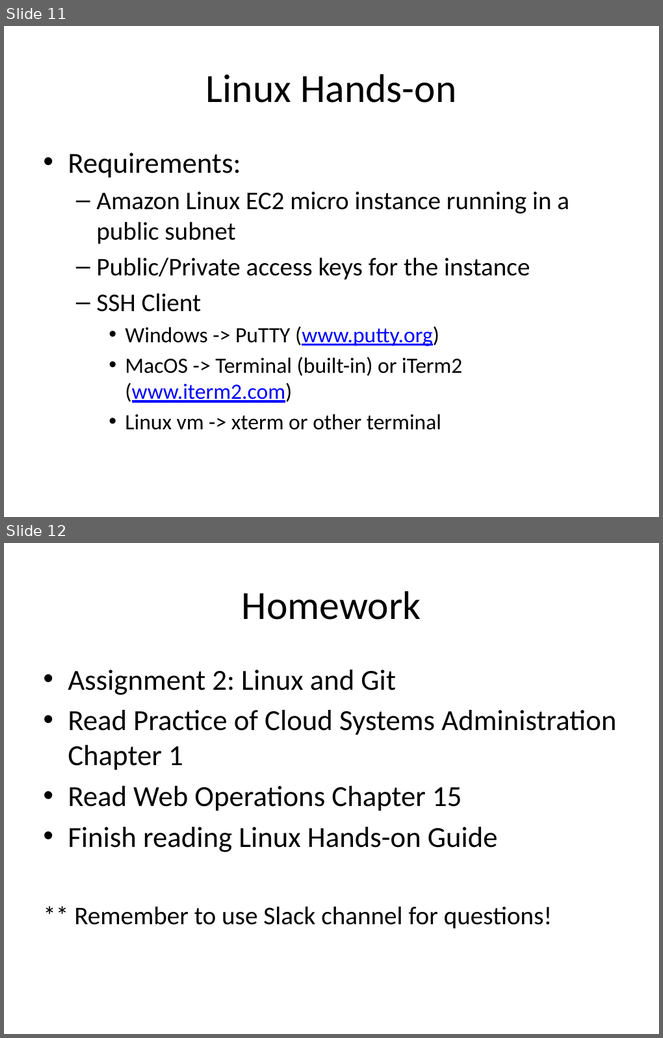
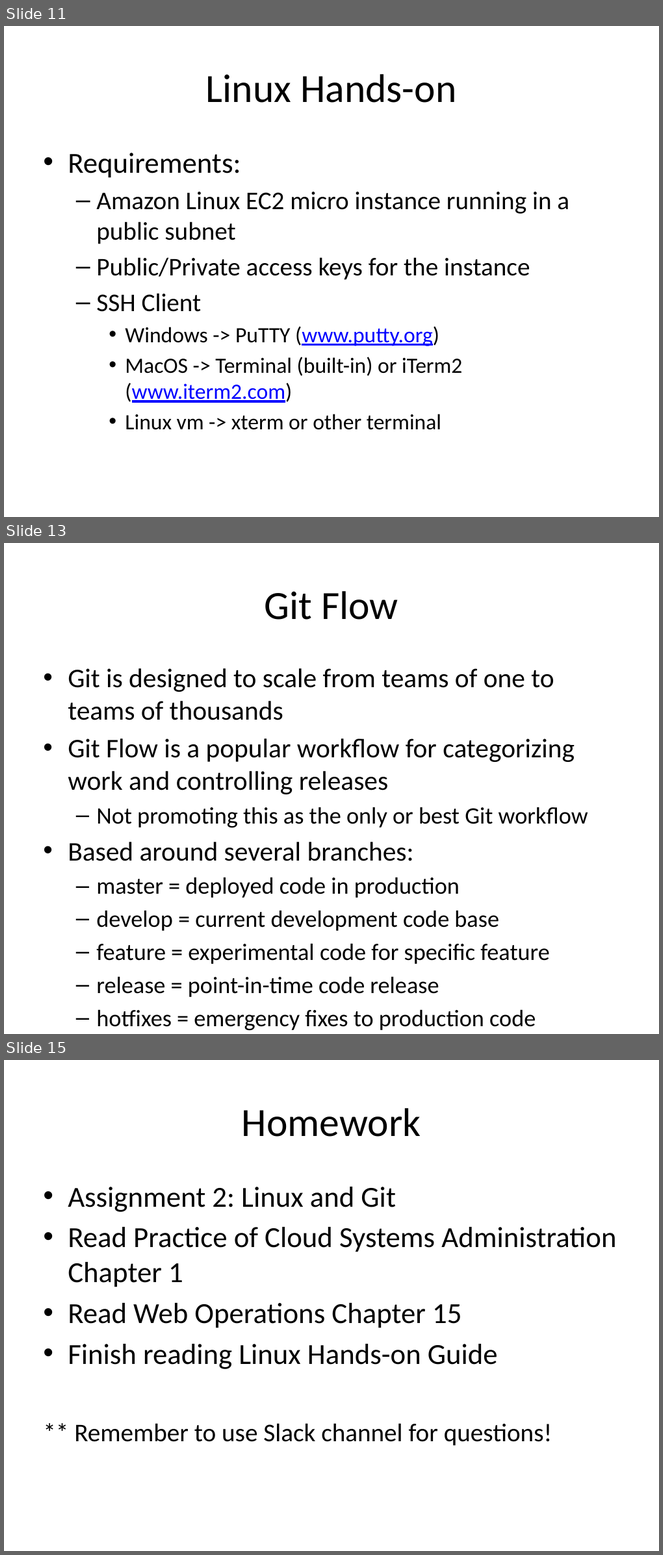
Before and after one commit to jasondbaker/infrastructure-class, a slide deck: infrastructure-week-2.pptx. Shown one above the other, each under a label of ours: slides 11 and 12 before the commit, slides 11, 13 and 15 after it; the slides between them are not shown. The pictures are 663x1038 and 663x1555 pixels, drawn with LibreOffice and Linux fonts; fonts in the diff are those of the drawing. Boxes give left, top, right and bottom in pixels: in the first picture for what was removed or moved away, otherwise in the second. Text is boxed around its words. In the diff, an @@ line names an element or a change of style, - is before the commit and + after.

```diff
--- a/infrastructure-week-2.pptx
+++ b/infrastructure-week-2.pptx
@@ slide 13 added at [4, 543, 659, 1034], background #FFFFFF @@
@@ title added at [265, 591, 399, 620], 44 pt, text #000000 @@
+Git Flow
@@ text added at [68, 668, 588, 1031], 25.9 pt, text #000000 @@
+• Git is designed to scale from teams of one to teams of thousands
+• Git Flow is a popular workflow for categorizing work and controlling releases
+  – Not promoting this as the only or best Git workflow
+• Based around several branches:
+  – master = deployed code in production
+  – develop = current development code base
+  – feature = experimental code for specific feature
+  – release = point-in-time code release
+  – hotfixes = emergency fixes to production code
@@ what was slide 12 is now slide 15 @@
```
Also in this commit, not shown: 2 other slides added, 1 other file.
